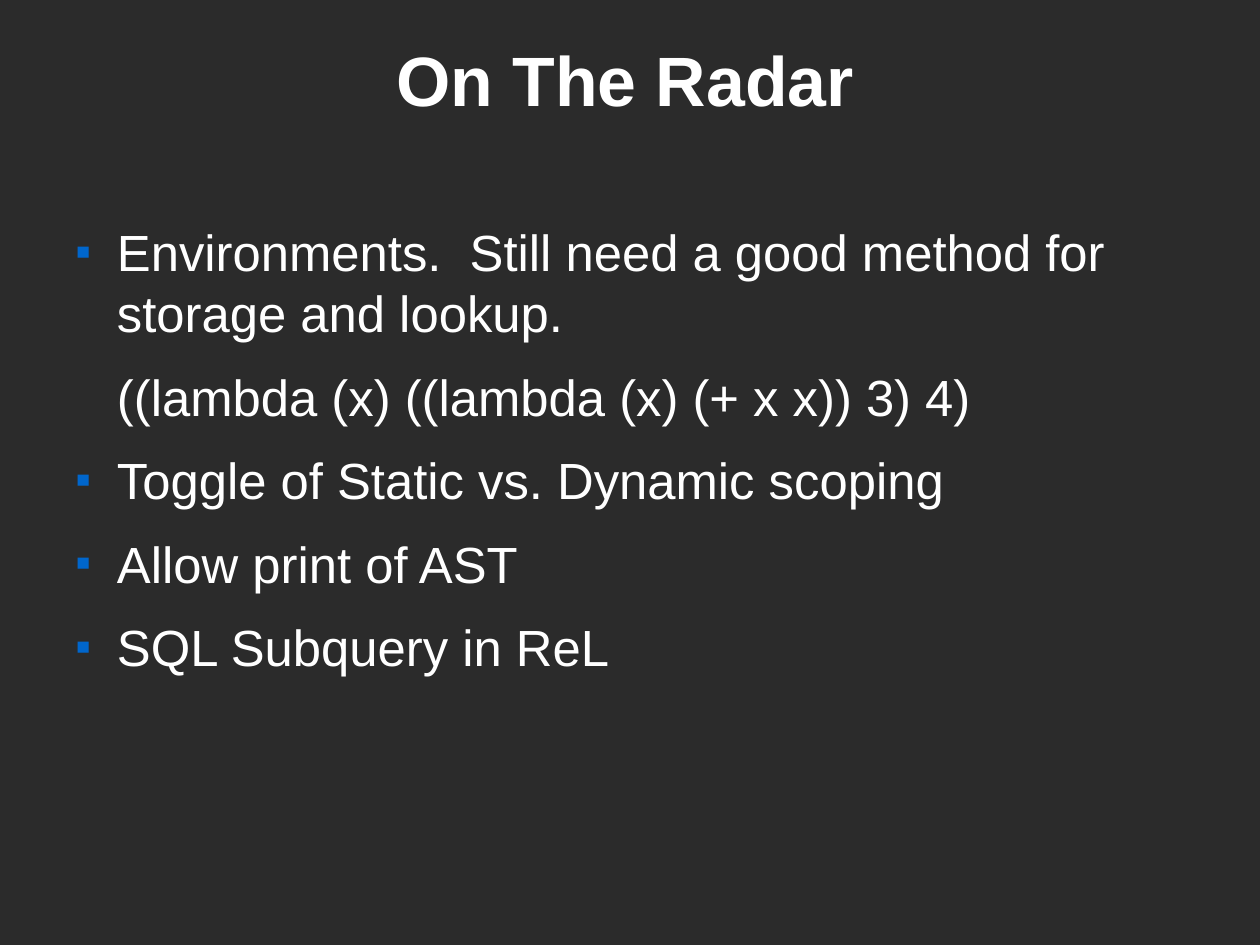
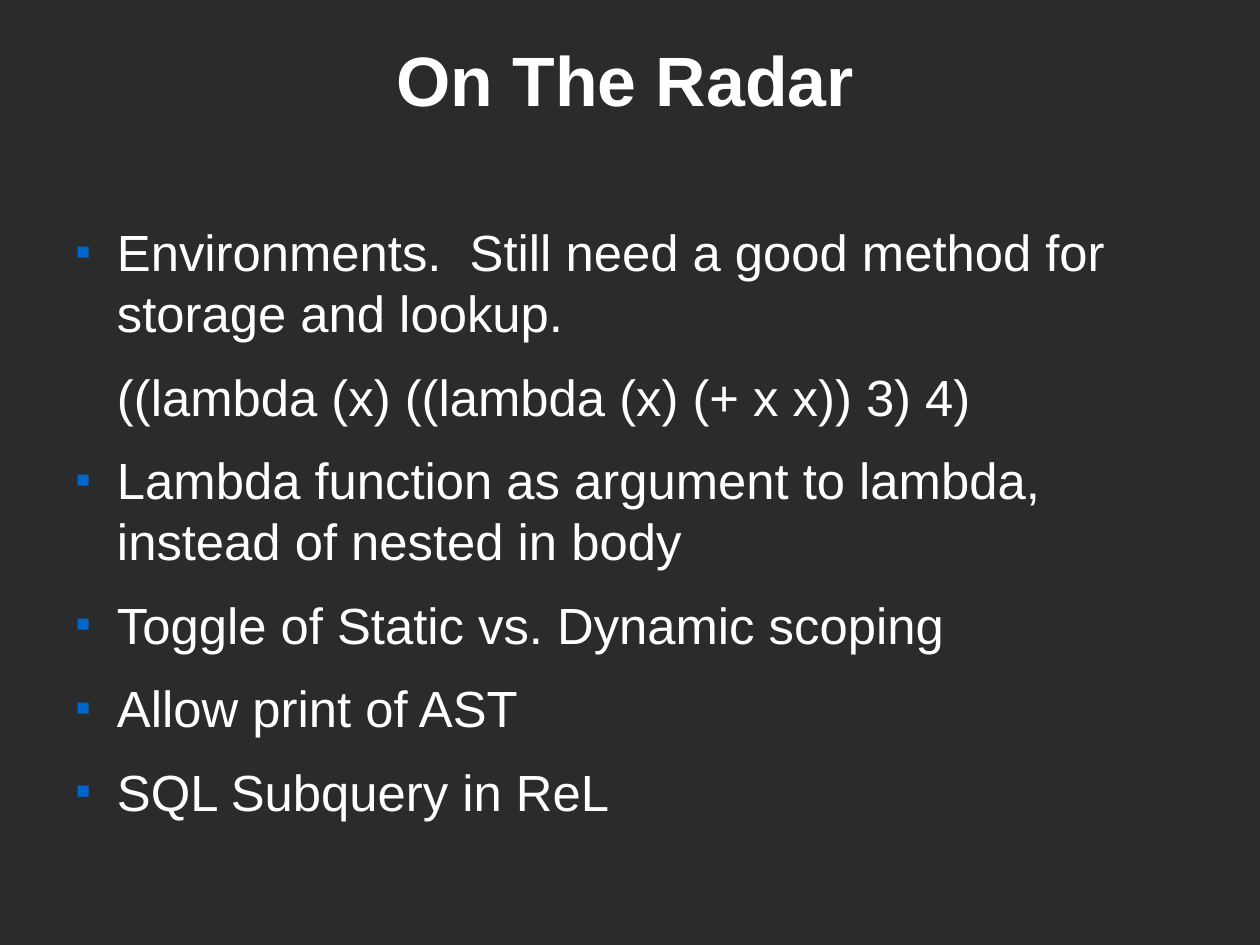
Before and after one commit to simondoty/345-project, a slide deck: slide 6 of justin/demo.odp. Drawn at 1260x945 pixels with LibreOffice and Linux fonts; fonts in the diff are those of the drawing; background and template pictures are left out; a plain dark background stands for a picture behind light text. Boxes give left, top, right and bottom in pixels: in the first picture for what was removed or moved away, otherwise in the second. Text is boxed around its words. In the diff, an @@ line names an element or a change of style, - is before the commit and + after.

```diff
--- a/justin/demo.odp
+++ b/justin/demo.odp
@@ text at [117, 462, 1040, 571]: paragraph added @@
+■ Lambda function as argument to lambda, instead of nested in body
```
Also in this commit, not shown: 37 other files.
